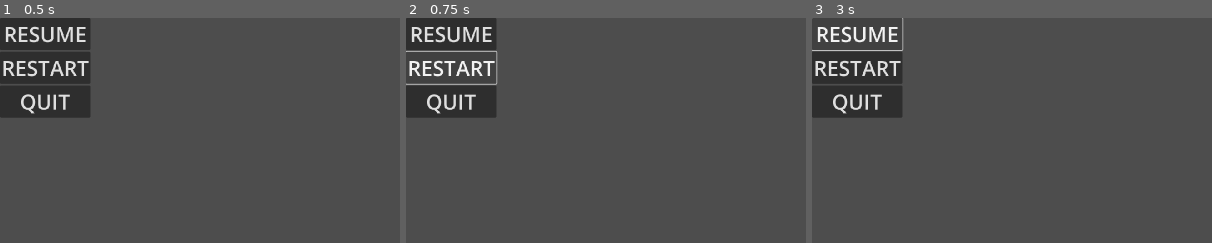
Above: before the commit, frames 1-3 (left to right).
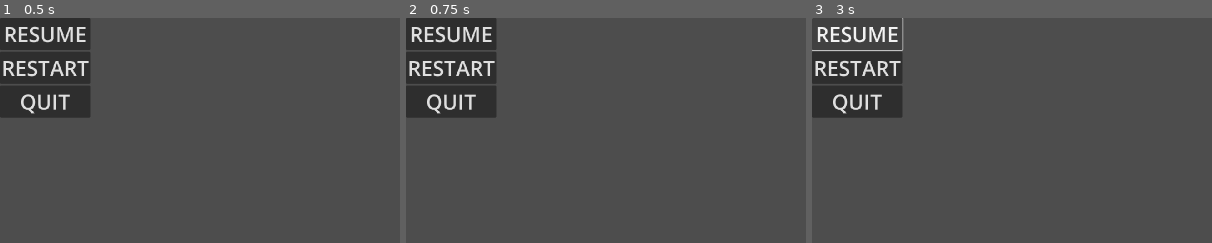
Above: after the commit, the same moments.

Repository: coat-soup/godot-wild-jam-77
Game: Godot game, scene res://ui/death_menu.tscn
Two runs of this game, one before a commit and one after it. Both use one fixed random seed, a clock stepped at 60 frames per second and the inputs below. This scene is started directly instead of the project's main scene.
Inputs:
- Up to frame 1 (0.5 s): no input
- Up to frame 2 (0.75 s): click "RESTART" at 0.5 s
- Up to frame 3 (3 s): click "RESTART" at 1.25 s; click "RESTART" at 2 s; click "RESUME" at 2.75 s
The pictures show only the part of the screen within x 0-50%, y 0-50%; the shares and areas given below are measured in that part.

Frame 1 is identical in both runs. In frame 2, 0.4% of the frame differs, in the area x 0-23%, y 14-30%; in frame 3, nothing differs.
Error before the commit: Invalid call. Nonexistent function 'toggle_pause' in base 'Nil'. (res://ui/PauseMenu.gd:17)
Error after the commit: Invalid call. Nonexistent function 'toggle_pause' in base 'Nil'. (res://ui/PauseMenu.gd:13)

Commit message:
fixed bug with restarting level

Diff:
--- a/player/PlayerHUD.gd
+++ b/player/PlayerHUD.gd
@@ -6,7 +6,6 @@
 @onready var health_bar: TextureProgressBar = $HealthBar
 @onready var stamina_bar: TextureProgressBar = $StaminaBar
 @onready var stamina_anim: AnimationPlayer = $StaminaBar/AnimationPlayer
-@onready var death_blackout: ColorRect = $DeathBlackout
 
 var player: Node3D
 
--- a/player/PlayerSoundManager.gd
+++ b/player/PlayerSoundManager.gd
@@ -55,7 +55,7 @@
 	jumping_audio.play()
 
 
-func _on_health_successful_block(damage) -> void:
+func _on_health_successful_block(_damage) -> void:
 	sword_clangs.pitch_scale = randf_range(.8, 1.2)
 	sword_clangs.stream = sword_block_sound
 	sword_clangs.play()
--- a/player/models/first_person_arms.tscn
+++ b/player/models/first_person_arms.tscn
@@ -229,8 +229,8 @@
 script = ExtResource("2_7a8ya")
 
 [node name="Skeleton3D" parent="Armature" index="0"]
-bones/1/rotation = Quaternion(-0.170623, -0.0930541, 0.940187, -0.279782)
-bones/2/rotation = Quaternion(-0.580233, -0.205534, 0.0194354, 0.78785)
+bones/1/rotation = Quaternion(-0.159278, -0.0870818, 0.940592, -0.286939)
+bones/2/rotation = Quaternion(-0.58137, -0.205329, 0.0194735, 0.787064)
 bones/3/rotation = Quaternion(0.319935, 0.213419, -0.0984816, 0.917821)
 bones/4/rotation = Quaternion(-1.17303e-07, 5.69755e-08, -0.83134, 0.555764)
 bones/4/scale = Vector3(1, 1, 1)
@@ -252,7 +252,7 @@
 bones/18/rotation = Quaternion(-0.0220403, 0.84909, -0.515528, -0.113096)
 bones/18/scale = Vector3(1, 1, 1)
 bones/19/rotation = Quaternion(-0.00380707, -0.0644479, 0.0600313, 0.996107)
-bones/20/position = Vector3(0.693046, -0.892667, -0.516191)
+bones/20/position = Vector3(0.690312, -0.896187, -0.51375)
 bones/20/rotation = Quaternion(0.508476, -0.491378, 0.491378, -0.508476)
 bones/20/scale = Vector3(1, 1, 1)
 bones/21/position = Vector3(0.814103, -1.12743, -0.578523)
@@ -263,7 +263,7 @@
 bones/23/rotation = Quaternion(0.501206, -0.498791, -0.498791, 0.501206)
 
 [node name="SwordHilt" parent="Armature/Skeleton3D" index="0"]
-transform = Transform3D(0.321283, -0.120658, 0.939265, -0.711199, 0.62416, 0.32345, -0.62528, -0.771923, 0.11472, 0.736439, -1.0791, -0.586622)
+transform = Transform3D(0.319686, -0.143344, 0.936618, -0.71787, 0.608535, 0.338155, -0.618438, -0.780473, 0.0916375, 0.73495, -1.08332, -0.581615)
 
 [node name="WeaponHitbox" type="Area3D" parent="Armature/Skeleton3D/SwordHilt" index="0"]
 transform = Transform3D(0.809014, 0, 0, 0, -3.53631e-08, -0.809014, 0, 0.809014, -3.53631e-08, 0, 0, 0)
@@ -276,19 +276,19 @@
 surface_material_override/0 = ExtResource("3_cvqcd")
 
 [node name="Cube_003" parent="Armature/Skeleton3D" index="1"]
-transform = Transform3D(0.321283, 0.939265, 0.120658, -0.711199, 0.32345, -0.62416, -0.62528, 0.11472, 0.771923, 0.542314, -0.0800452, -1.82415)
+transform = Transform3D(0.319686, 0.936618, 0.143344, -0.71787, 0.338155, -0.608535, -0.618438, 0.0916375, 0.780473, 0.504477, -0.109321, -1.83281)
 
 [node name="Cube_003" parent="Armature/Skeleton3D/Cube_003" index="0"]
 surface_material_override/0 = ExtResource("3_cvqcd")
 
 [node name="Cube_004" parent="Armature/Skeleton3D" index="2"]
-transform = Transform3D(0.321283, 0.939265, 0.120658, -0.711199, 0.32345, -0.62416, -0.62528, 0.11472, 0.771923, 0.662681, -0.702703, -1.05408)
+transform = Transform3D(0.319686, 0.936618, 0.143344, -0.71787, 0.338155, -0.608535, -0.618438, 0.0916375, 0.780473, 0.647476, -0.71639, -1.05421)
 
 [node name="Cube_004" parent="Armature/Skeleton3D/Cube_004" index="0"]
 surface_material_override/0 = ExtResource("3_cvqcd")
 
 [node name="Cylinder_001" parent="Armature/Skeleton3D" index="3"]
-transform = Transform3D(0.321283, 0.939265, 0.120658, -0.711199, 0.32345, -0.62416, -0.62528, 0.11472, 0.771923, 0.762905, -1.22116, -0.412885)
+transform = Transform3D(0.319686, 0.936618, 0.143344, -0.71787, 0.338155, -0.608535, -0.618438, 0.0916375, 0.780473, 0.766544, -1.22187, -0.405912)
 
 [node name="Cylinder_001" parent="Armature/Skeleton3D/Cylinder_001" index="0"]
 surface_material_override/0 = ExtResource("3_cvqcd")
--- a/project.godot
+++ b/project.godot
@@ -12,7 +12,7 @@
 
 config/name="dungeon crawler thing"
 config/description="Godot Wild Jam 77 entry by Kye Electriciteh (Coat Soup)"
-config/version="0.2.1t"
+config/version="0.2.2t"
 run/main_scene="res://levels/resolution_test.tscn"
 config/features=PackedStringArray("4.3", "Forward Plus")
 config/icon="res://icon.svg"
--- a/ui/PauseMenu.gd
+++ b/ui/PauseMenu.gd
@@ -14,7 +14,7 @@
 
 
 func _on_restart_pressed() -> void:
-	hud.toggle_pause()
+	Engine.time_scale = 1
 	get_tree().reload_current_scene()
 
 
Not shown, changed: export_presets.cfg
Not shown, added: _builds/0.2.2t.exe
Not shown, added: _builds/0.2.2t.x86_64
